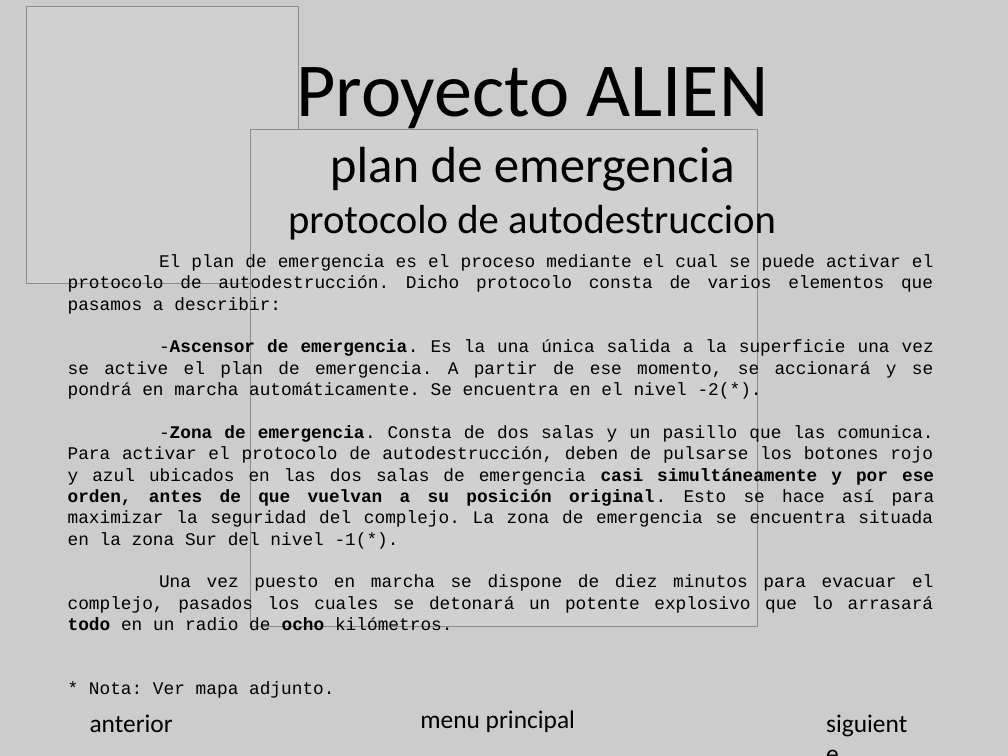
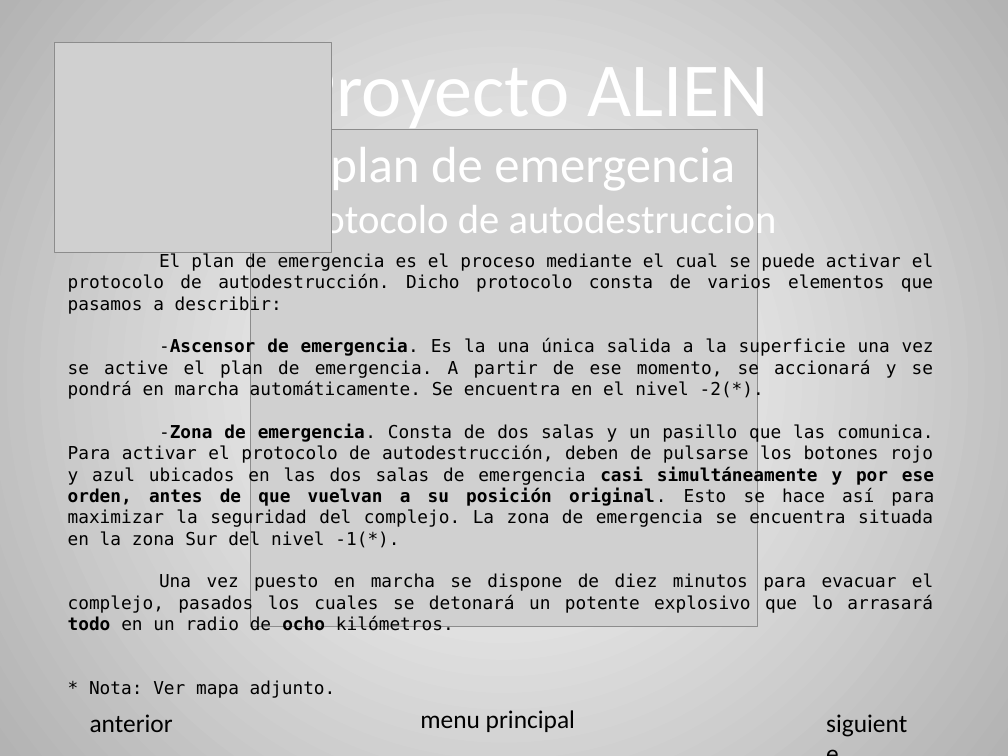
Before and after one commit to ricpelo/alien, a slide deck: slide 5 of doc/Holocubo.odp. Drawn at 1008x756 pixels with LibreOffice and Linux fonts; fonts in the diff are those of the drawing; grey boxes stand for pictures. Boxes give left, top, right and bottom in pixels: in the first picture for what was removed or moved away, otherwise in the second. Text is boxed around its words. In the diff, an @@ line names an element or a change of style, - is before the commit and + after.

```diff
--- a/doc/Holocubo.odp
+++ b/doc/Holocubo.odp
@@ background #CCCCCC to gradient #FFFFFF to #B3B3B3 @@
@@ picture: place and size @@
-picture at <box>27,6,298,284</box>
+picture at <box>54,43,332,252</box>
@@ text "Proyecto ALIEN" at <box>289,53,777,244</box>: text colour #000000 to #FFFFFF @@
@@ text "El plan de emergencia es ..." at <box>68,253,934,698</box>: font Courier New to DejaVu Sans Mono @@
```
Also in this commit, not shown: 8 other slides changed, 1 other file.
